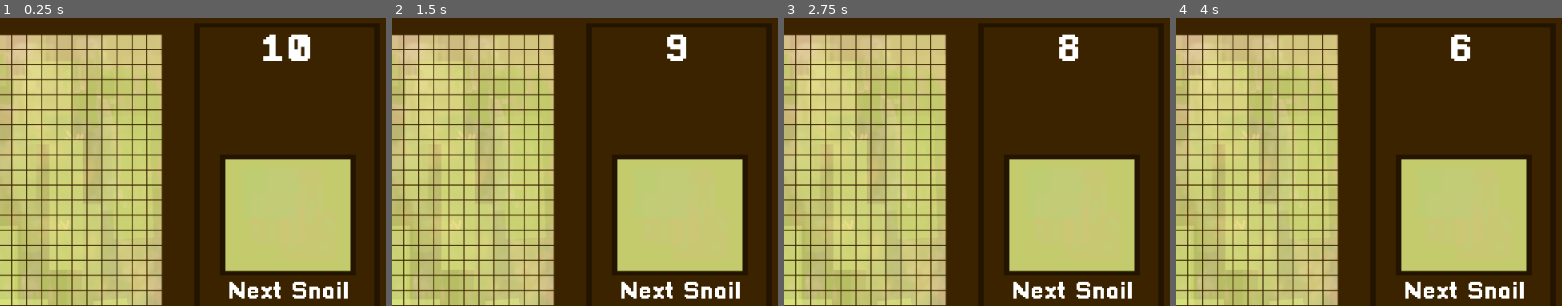
Above: before the commit, frames 1-4 (left to right).
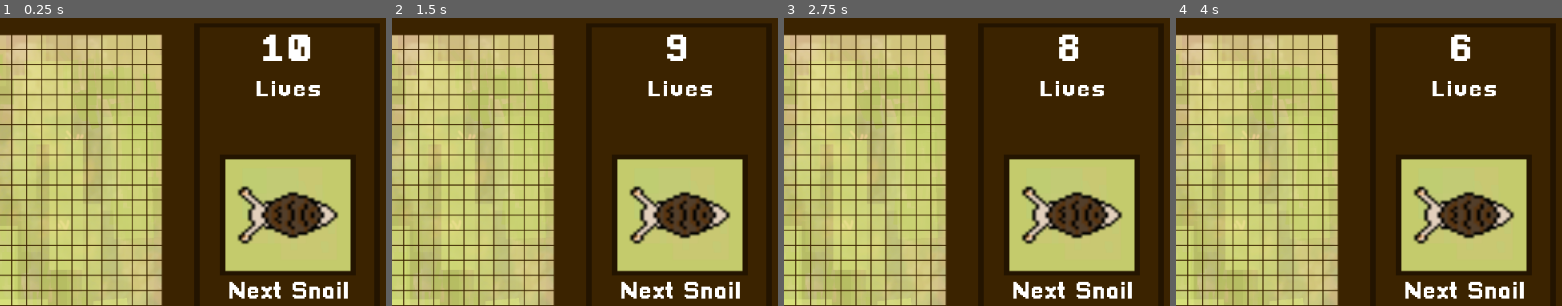
Above: after the commit, the same moments.

Repository: RNairn01/LD-51
Game: Godot game, scene res://scenes/screens/play_screen.tscn
Same seed, same stepped clock (60 frames per second), same inputs: the game is played once before the commit and once after it.
Inputs (mouse positions are % of the whole screen's width and height, from its top left):
- Up to frame 1 (0.25 s): no input
- Up to frame 2 (1.5 s): tap Enter at 0.5 s; move the mouse to (36, 50) at 0.52 s; click (36, 50) at 0.6 s; move the mouse to (35, 49) at 1.27 s; right-click (35, 49) at 1.35 s; click (35, 49) at 1.42 s
- Up to frame 3 (2.75 s): click (35, 49) at 2.1 s
- Up to frame 4 (4 s): tap Space at 2.75 s; move the mouse to (12, 4) at 2.77 s; right-click (12, 4) at 2.85 s; click (12, 4) at 2.92 s; move the mouse to (33, 25) at 3.52 s; click (33, 25) at 3.6 s
The pictures show only the part of the screen within x 50-100%, y 0-50%; the shares and areas given below are measured in that part.

The runs differ from the first frame. In frame 1, 3.5% of the frame differs, in the area x 61-88%, y 21-79%; in frame 2, 3.5%; in frame 3, 3.5%; in frame 4, 3.5%.

Commit message:
Add basic display of next snail

Diff:
--- a/scenes/screens/play_screen.tscn
+++ b/scenes/screens/play_screen.tscn
@@ -19,6 +19,39 @@
 [ext_resource path="res://assets/sprites/mr_snailsworth.png" type="Texture" id=17]
 [ext_resource path="res://assets/sprites/next_snail_display.png" type="Texture" id=18]
 [ext_resource path="res://assets/fonts/ui_font_medium.tres" type="DynamicFont" id=19]
+[ext_resource path="res://assets/sprites/snails/normal_snail.png" type="Texture" id=20]
+[ext_resource path="res://scripts/next_snail_display.gd" type="Script" id=21]
+[ext_resource path="res://scripts/snail_order_manager.gd" type="Script" id=22]
+
+[sub_resource type="Animation" id=1]
+length = 0.001
+tracks/0/type = "value"
+tracks/0/path = NodePath("NextSnailSprite:modulate")
+tracks/0/interp = 1
+tracks/0/loop_wrap = true
+tracks/0/imported = false
+tracks/0/enabled = true
+tracks/0/keys = {
+"times": PoolRealArray( 0 ),
+"transitions": PoolRealArray( 1 ),
+"update": 0,
+"values": [ Color( 1, 1, 1, 1 ) ]
+}
+
+[sub_resource type="Animation" id=2]
+resource_name = "fade_out_and_in"
+tracks/0/type = "value"
+tracks/0/path = NodePath("NextSnailSprite:modulate")
+tracks/0/interp = 1
+tracks/0/loop_wrap = true
+tracks/0/imported = false
+tracks/0/enabled = true
+tracks/0/keys = {
+"times": PoolRealArray( 0, 1 ),
+"transitions": PoolRealArray( 1, 1 ),
+"update": 0,
+"values": [ Color( 1, 1, 1, 0 ), Color( 1, 1, 1, 1 ) ]
+}
 
 [node name="Node2D" type="Node2D"]
 __meta__ = {
@@ -44,6 +77,7 @@
 position = Vector2( 1.51894, -192 )
 scale = Vector2( 0.922929, 1.08439 )
 texture = ExtResource( 18 )
+script = ExtResource( 21 )
 
 [node name="NextSnailLabel" type="Label" parent="UI/SidePanel/NextSnailDisplay"]
 margin_left = -106.156
@@ -55,10 +89,29 @@
 align = 1
 valign = 1
 
+[node name="NextSnailSprite" type="Sprite" parent="UI/SidePanel/NextSnailDisplay"]
+position = Vector2( -0.00012207, -3.05176e-05 )
+scale = Vector2( 5.76042, 5.53307 )
+texture = ExtResource( 20 )
+
+[node name="AnimationPlayer" type="AnimationPlayer" parent="UI/SidePanel/NextSnailDisplay"]
+anims/RESET = SubResource( 1 )
+anims/fade_out_and_in = SubResource( 2 )
+
 [node name="MrSnailsworth" type="Sprite" parent="UI/SidePanel"]
 position = Vector2( 0.379761, 399 )
 scale = Vector2( 2.27848, 3 )
 texture = ExtResource( 17 )
+
+[node name="LivesLabel" type="Label" parent="UI/SidePanel"]
+margin_left = -104.051
+margin_top = -480.0
+margin_right = 108.949
+margin_bottom = -432.0
+custom_fonts/font = ExtResource( 19 )
+text = "Lives"
+align = 1
+valign = 1
 
 [node name="TimerLabel" type="Label" parent="UI/SidePanel"]
 margin_left = -130.633
@@ -71,6 +124,9 @@
 valign = 1
 script = ExtResource( 6 )
 
+[node name="SnailOrderManager" type="Node2D" parent="."]
+script = ExtResource( 22 )
+
 [node name="GridClickManager" parent="." instance=ExtResource( 3 )]
 
 [node name="ArrowPlaceManager" parent="." instance=ExtResource( 2 )]
--- a/scenes/snails/snail_big.tscn
+++ b/scenes/snails/snail_big.tscn
@@ -1,6 +1,6 @@
 [gd_scene load_steps=4 format=2]
 
-[ext_resource path="res://assets/sprites/big_snail.png" type="Texture" id=1]
+[ext_resource path="res://assets/sprites/snails/big_snail.png" type="Texture" id=1]
 [ext_resource path="res://scripts/big_snail_controller.gd" type="Script" id=2]
 
 [sub_resource type="RectangleShape2D" id=1]
--- a/scenes/snails/snail_normal.tscn
+++ b/scenes/snails/snail_normal.tscn
@@ -1,6 +1,6 @@
 [gd_scene load_steps=4 format=2]
 
-[ext_resource path="res://assets/sprites/normal_snail.png" type="Texture" id=1]
+[ext_resource path="res://assets/sprites/snails/normal_snail.png" type="Texture" id=1]
 [ext_resource path="res://scripts/snail_controller.gd" type="Script" id=2]
 
 [sub_resource type="RectangleShape2D" id=1]
--- a/scenes/snails/snail_rebel.tscn
+++ b/scenes/snails/snail_rebel.tscn
@@ -1,6 +1,6 @@
 [gd_scene load_steps=4 format=2]
 
-[ext_resource path="res://assets/sprites/rebel_snail.png" type="Texture" id=1]
+[ext_resource path="res://assets/sprites/snails/rebel_snail.png" type="Texture" id=1]
 [ext_resource path="res://scripts/snail_rebel.gd" type="Script" id=2]
 
 [sub_resource type="RectangleShape2D" id=1]
--- a/scenes/snails/snail_speedy.tscn
+++ b/scenes/snails/snail_speedy.tscn
@@ -1,6 +1,6 @@
 [gd_scene load_steps=4 format=2]
 
-[ext_resource path="res://assets/sprites/speedy_snail.png" type="Texture" id=1]
+[ext_resource path="res://assets/sprites/snails/speedy_snail.png" type="Texture" id=1]
 [ext_resource path="res://scripts/snail_speedy.gd" type="Script" id=2]
 
 [sub_resource type="RectangleShape2D" id=1]
--- /dev/null
+++ b/scripts/next_snail_display.gd
@@ -0,0 +1,28 @@
+extends Sprite
+
+var normal_snail_sprite = preload("res://assets/sprites/snails/normal_snail.png")
+var speedy_snail_sprite = preload("res://assets/sprites/snails/speedy_snail.png")
+var big_snail_sprite = preload("res://assets/sprites/snails/big_snail.png")
+var rebel_snail_sprite = preload("res://assets/sprites/snails/rebel_snail.png")
+onready var snail_order_manager = get_node("/root/Node2D/SnailOrderManager")
+onready var snail_sprite = $NextSnailSprite
+onready var animation_player = $AnimationPlayer
+onready var original_size = snail_sprite.scale
+
+func _ready():
+	snail_order_manager.connect("next_snail", self, "_next_snail")
+
+func _next_snail(next_name):
+	animation_player.play("fade_out_and_in")
+	if next_name.find("Normal") != -1:
+		snail_sprite.texture = normal_snail_sprite
+		snail_sprite.scale = original_size
+	elif next_name.find("Speedy") != -1:
+		snail_sprite.texture = speedy_snail_sprite
+		snail_sprite.scale = original_size
+	elif next_name.find("Big") != -1:
+		snail_sprite.texture = big_snail_sprite
+		snail_sprite.scale /= 2
+	elif next_name.find("Rebel") != -1:
+		snail_sprite.texture = rebel_snail_sprite
+		snail_sprite.scale = original_size
--- /dev/null
+++ b/scripts/snail_order_manager.gd
@@ -0,0 +1,24 @@
+extends Node2D
+
+var normal_snail = preload("res://scenes/snails/snail_normal.tscn")
+var speedy_snail = preload("res://scenes/snails/snail_speedy.tscn")
+var big_snail = preload("res://scenes/snails/snail_big.tscn")
+var rebel_snail = preload("res://scenes/snails/snail_rebel.tscn")
+onready var timer_label = get_node("/root/Node2D/UI/SidePanel/TimerLabel")
+onready var next = tutorial_snail_order.pop_front().instance()
+
+signal next_snail
+
+var tutorial_snail_order = [
+	normal_snail, normal_snail, normal_snail, normal_snail, normal_snail,
+	speedy_snail, normal_snail, normal_snail, speedy_snail, normal_snail,
+	normal_snail, big_snail, normal_snail, speedy_snail, big_snail,
+	normal_snail, normal_snail, rebel_snail, normal_snail, speedy_snail
+]
+
+func _ready():
+	timer_label.connect("timeout_label", self, "_on_timeout")
+
+func _on_timeout():
+	next = tutorial_snail_order.pop_front().instance()
+	emit_signal("next_snail", next.name)
Renamed: assets/sprites/big_snail.png -> assets/sprites/snails/big_snail.png
Not shown, changed: assets/sprites/snails/big_snail.png.import
Renamed: assets/sprites/normal_snail.png -> assets/sprites/snails/normal_snail.png
Not shown, changed: assets/sprites/snails/normal_snail.png.import
Renamed: assets/sprites/rebel_snail.png -> assets/sprites/snails/rebel_snail.png
Not shown, changed: assets/sprites/snails/rebel_snail.png.import
Renamed: assets/sprites/speedy_snail.png -> assets/sprites/snails/speedy_snail.png
Not shown, changed: assets/sprites/snails/speedy_snail.png.import
Not shown: 1 places in scenes/screens/play_screen.tscn that only renumber resources
